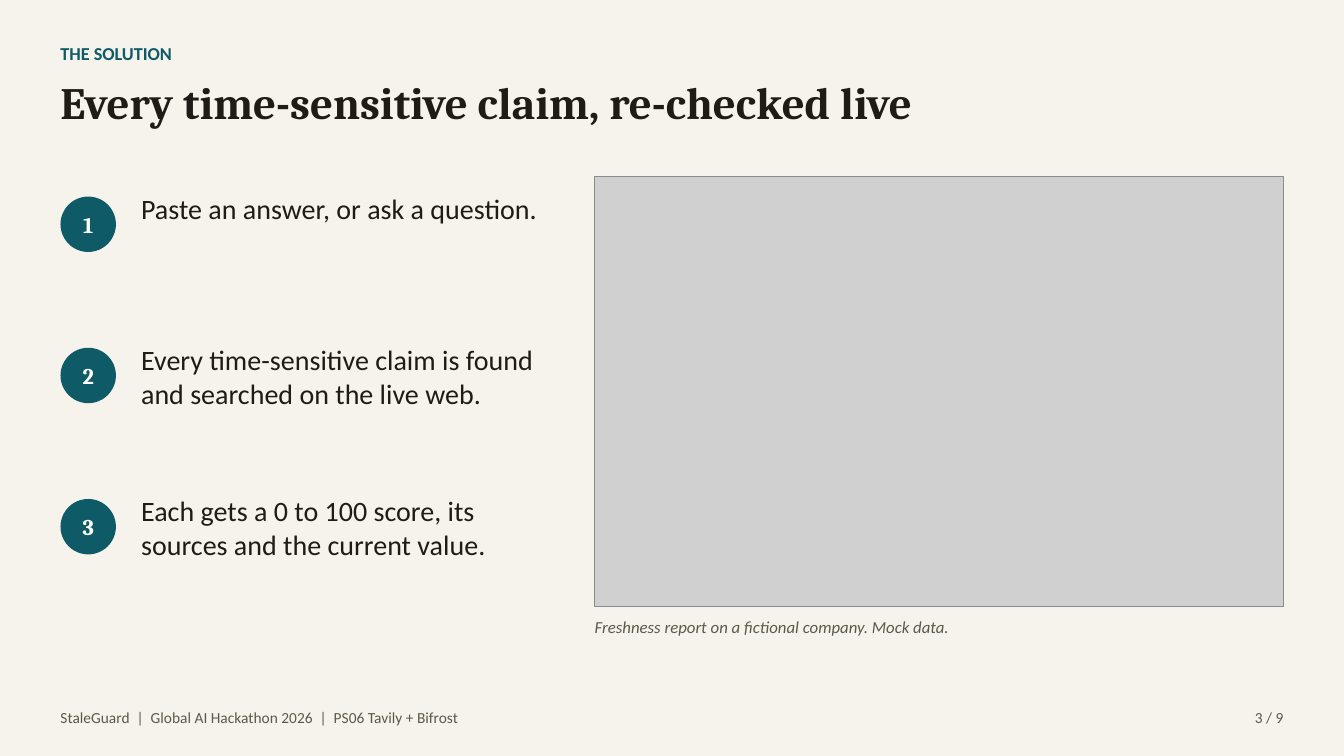
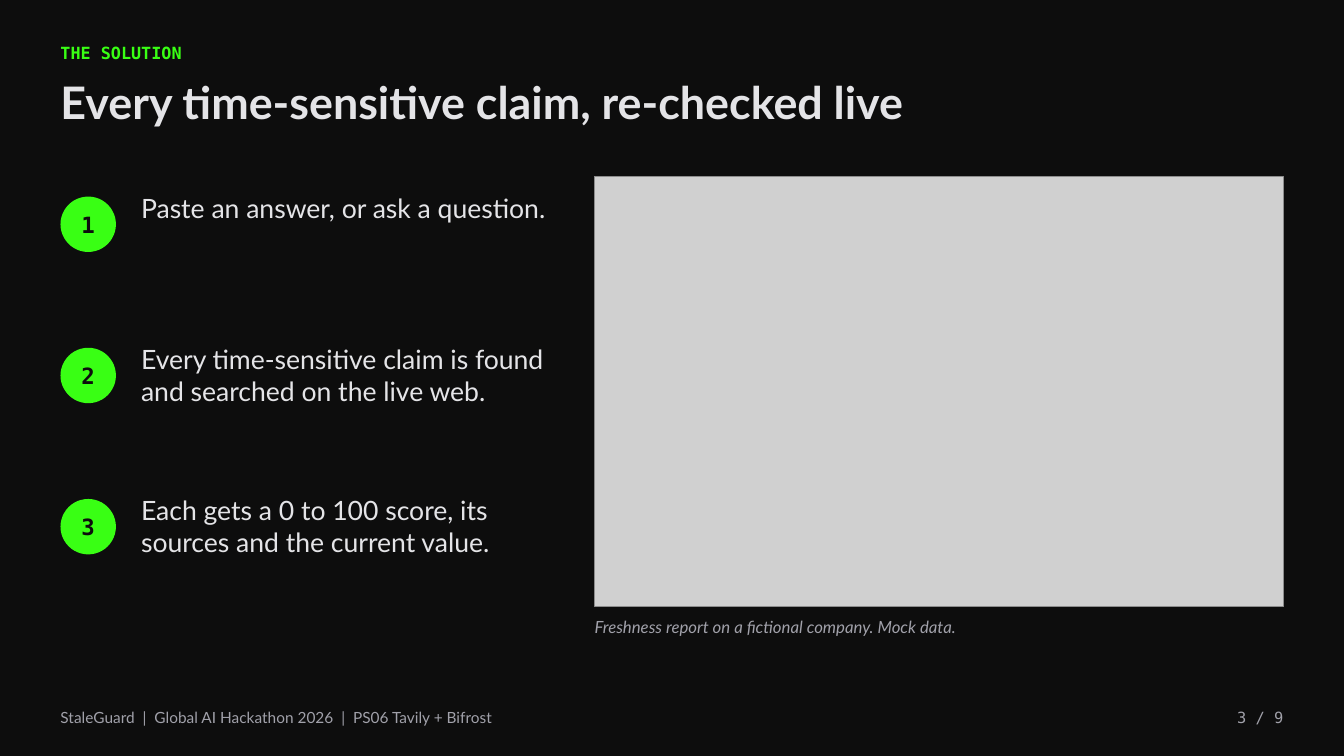
Before and after one commit to 6rzan/StaleGuard, a slide deck: slide 3 of docs/pitch/StaleGuard-pitch.pptx. Drawn at 1344x756 pixels with LibreOffice and Linux fonts; fonts in the diff are those of the drawing; grey boxes stand for pictures. Boxes give left, top, right and bottom in pixels: in the first picture for what was removed or moved away, otherwise in the second. Text is boxed around its words. In the diff, an @@ line names an element or a change of style, - is before the commit and + after.

Commit message:
docs: pitch deck in the new dark theme with Groq and xAI

```diff
--- a/docs/pitch/StaleGuard-pitch.pptx
+++ b/docs/pitch/StaleGuard-pitch.pptx
@@ background #F6F3EC to #0D0D0D @@
@@ text "THE SOLUTION" at <box>60,46,182,60</box>: size 13 to 12 pt, font Calibri to DejaVu Sans Mono, text colour #0E5A66 to #39FF14; line spacing 15.6pt to 14.4pt @@
@@ text "Every time-sensitive claim, re-checked live" at <box>60,85,903,127</box>: font Cambria to Lato, text colour #1F1B16 to #E4E4E7 @@
@@ font Cambria to DejaVu Sans Mono, text colour #FFFFFF to #0D0D0D in 3 elements at <box>81,216,94,233</box>, <box>81,367,94,384</box>, <box>81,518,94,536</box> @@
@@ fill #0E5A66 to #39FF14 in 3 elements at <box>60,197,116,252</box>, <box>60,348,116,403</box>, <box>60,499,116,555</box> @@
@@ size 20 to 19 pt, font Calibri to Lato, text colour #1F1B16 to #E4E4E7; line spacing 24pt to 22.8pt in 3 elements at <box>141,198,546,223</box>, <box>141,349,543,401</box>, <box>141,500,489,553</box> @@
@@ text "Freshness report on a fictional ..." at <box>595,620,956,636</box>: font Calibri to Lato, text colour #5E574C to #A1A1AA @@
@@ text "StaleGuard | Global AI Hackathon ..." at <box>60,711,492,726</box>: font Calibri to Lato, text colour #5E574C to #A1A1AA @@
@@ text "3 / 9" at <box>1237,711,1283,723</box>: font Calibri to DejaVu Sans Mono, text colour #5E574C to #A1A1AA @@
```
Also in this commit, not shown: 8 other slides changed, 2 other files.
